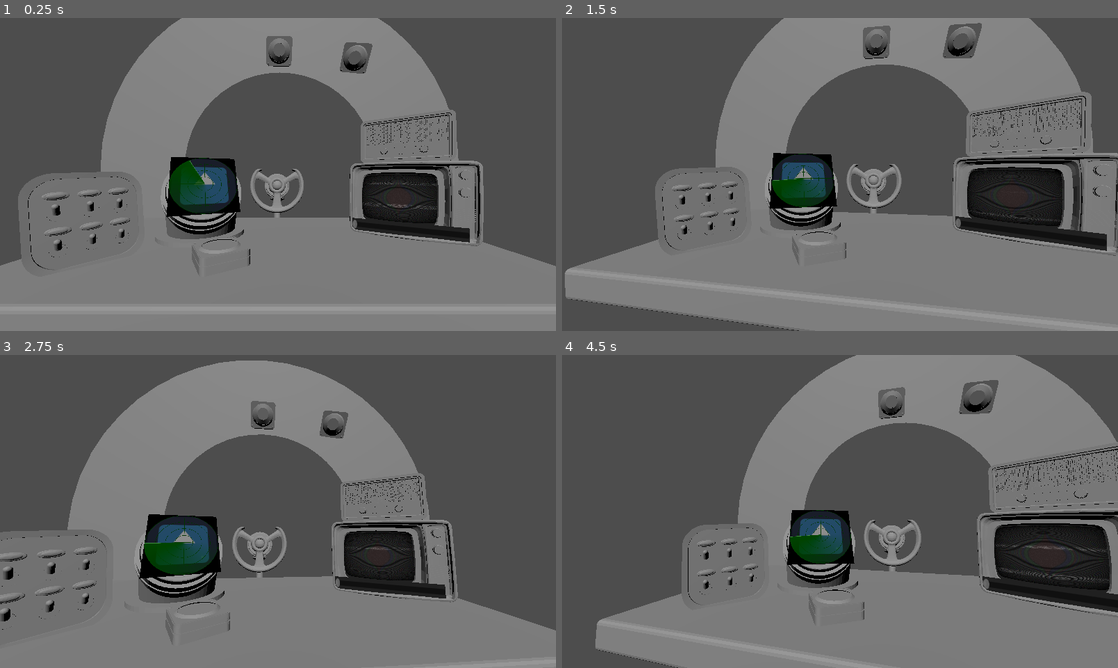
Above: before the commit, frames 1-4 (two rows, left to right).
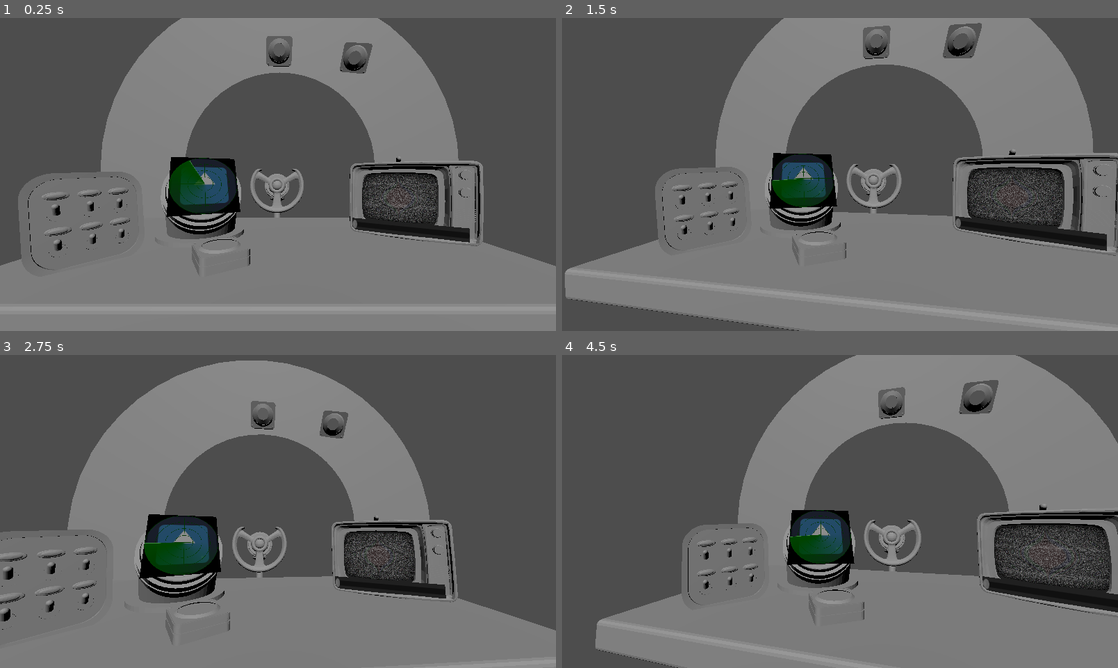
Above: after the commit, the same moments.

Repository: YAGOTAGO/UnderPressure
Game: Godot game, scene res://scenes/main.tscn
Same seed, same stepped clock (60 frames per second), same inputs: the game is played once before the commit and once after it. The engine's default icon, where the game draws it, is replaced by a stand-in: a white triangle on a blue panel in a dark square.
Inputs (mouse positions are in pixels of both pictures, inside the frame that each line leads up to):
- Up to frame 1 (0.25 s): no input
- Up to frame 2 (1.5 s): move the mouse to (962, 158) at 0.52 s; click (962, 158) at 0.6 s; drag from (728, 190) to (812, 237) at 1.27 s
- Up to frame 3 (2.75 s): move the mouse to (333, 442) at 2.02 s; click (333, 442) at 2.1 s
- Up to frame 4 (4.5 s): drag from (812, 574) to (673, 464) at 2.77 s; move the mouse to (1006, 558) at 3.52 s; click (1006, 558) at 3.6 s; drag from (673, 464) to (756, 433) at 4.27 s

The runs differ from the first frame. In frame 1, 1.4% of the frame differs, in the area x 64-83%, y 29-66%; in frame 2, 2.0%; in frame 3, 1.3%; in frame 4, 2.4%, in the area x 76-100%, y 27-76%.

Commit message:
TV WORKS

Diff:
--- a/scenes/2D Components/tv_shader.tscn
+++ b/scenes/2D Components/tv_shader.tscn
@@ -1,6 +1,15 @@
-[gd_scene load_steps=3 format=3 uid="uid://cw2duxafvebni"]
+[gd_scene load_steps=4 format=3 uid="uid://cw2duxafvebni"]
 
 [ext_resource type="Shader" path="res://shaders/retro_tv.gdshader" id="1_cnc8s"]
+
+[sub_resource type="GDScript" id="GDScript_yqbbs"]
+script/source = "extends Node2D
+
+@onready var tv_shader_material: ShaderMaterial = %ColorRect.material as ShaderMaterial
+
+func get_shader_material() -> ShaderMaterial:
+	return tv_shader_material
+"
 
 [sub_resource type="ShaderMaterial" id="ShaderMaterial_w7jj4"]
 shader = ExtResource("1_cnc8s")
@@ -17,7 +26,7 @@
 shader_parameter/distort_intensity = 0.05
 shader_parameter/noise_opacity = 0.4
 shader_parameter/noise_speed = 5.0
-shader_parameter/static_noise_intensity = 0.06
+shader_parameter/static_noise_intensity = 1.0
 shader_parameter/aberration = 0.03
 shader_parameter/brightness = 1.4
 shader_parameter/discolor = true
@@ -27,8 +36,10 @@
 shader_parameter/vignette_opacity = 0.5
 
 [node name="TvShader" type="Node2D"]
+script = SubResource("GDScript_yqbbs")
 
 [node name="ColorRect" type="ColorRect" parent="."]
+unique_name_in_owner = true
 material = SubResource("ShaderMaterial_w7jj4")
 offset_top = -5.0
 offset_right = 1920.0
--- a/scenes/3D Components/TV3D.tscn
+++ b/scenes/3D Components/TV3D.tscn
@@ -1,9 +1,11 @@
-[gd_scene load_steps=10 format=3 uid="uid://mng8q3q44jxx"]
+[gd_scene load_steps=13 format=3 uid="uid://mng8q3q44jxx"]
 
+[ext_resource type="Script" path="res://scripts/2D Scripts/tv.gd" id="1_d5fup"]
 [ext_resource type="ArrayMesh" uid="uid://cjxvlpe16ja6p" path="res://objects/tv.obj" id="1_qpyk8"]
 [ext_resource type="Script" path="res://scripts/3D Scripts/viewport_input.gd" id="2_w3tso"]
 [ext_resource type="Script" path="res://scripts/3D Scripts/viewport_basic.gd" id="2_xrqc6"]
 [ext_resource type="PackedScene" uid="uid://cw2duxafvebni" path="res://scenes/2D Components/tv_shader.tscn" id="3_w5btw"]
+[ext_resource type="ArrayMesh" uid="uid://8ojpotqybhat" path="res://objects/switch_lever.obj" id="5_d15qs"]
 
 [sub_resource type="ORMMaterial3D" id="ORMMaterial3D_65ebg"]
 
@@ -16,7 +18,12 @@
 [sub_resource type="BoxShape3D" id="BoxShape3D_cgp7v"]
 size = Vector3(1, 1, 0.0761108)
 
+[sub_resource type="CapsuleShape3D" id="CapsuleShape3D_cc3lc"]
+radius = 0.247978
+height = 0.811551
+
 [node name="Tv3d" type="Node3D"]
+script = ExtResource("1_d5fup")
 
 [node name="Tv" type="MeshInstance3D" parent="."]
 transform = Transform3D(1, 0, 0, 0, 1, 0, 0, 0, 1, -4, 1, -1)
@@ -27,14 +34,22 @@
 material_override = SubResource("ORMMaterial3D_65ebg")
 mesh = SubResource("QuadMesh_buwwn")
 script = ExtResource("2_xrqc6")
-viewport = NodePath("../SubViewport Screen")
+viewport = NodePath("SubViewport Screen")
+
+[node name="SubViewport Screen" type="SubViewport" parent="ViewPort Screen"]
+physics_object_picking = true
+size = Vector2i(1920, 1080)
+render_target_update_mode = 4
+
+[node name="TvShader" parent="ViewPort Screen/SubViewport Screen" instance=ExtResource("3_w5btw")]
+unique_name_in_owner = true
 
 [node name="ViewPort Slider" type="MeshInstance3D" parent="." node_paths=PackedStringArray("viewport", "node_area")]
 transform = Transform3D(2.8, 0, 0, 0, 0.375181, 0, 0, 0, 1, 0.594013, 1.06405, 2.78617)
 material_override = SubResource("ORMMaterial3D_gxd3j")
 mesh = SubResource("QuadMesh_xcafy")
 script = ExtResource("2_w3tso")
-viewport = NodePath("../SubViewport Slider")
+viewport = NodePath("SubViewport Slider")
 node_area = NodePath("Area3D")
 
 [node name="Area3D" type="Area3D" parent="ViewPort Slider"]
@@ -43,19 +58,28 @@
 transform = Transform3D(1, 0, 0, 0, 1, 0, 0, 0, 1, 0, 0, -0.00879312)
 shape = SubResource("BoxShape3D_cgp7v")
 
-[node name="SubViewport Screen" type="SubViewport" parent="."]
-physics_object_picking = true
-size = Vector2i(1920, 1080)
-render_target_update_mode = 4
-
-[node name="TvShader" parent="SubViewport Screen" instance=ExtResource("3_w5btw")]
-
-[node name="SubViewport Slider" type="SubViewport" parent="."]
+[node name="SubViewport Slider" type="SubViewport" parent="ViewPort Slider"]
 physics_object_picking = true
 size = Vector2i(300, 20)
 
-[node name="HSlider" type="HSlider" parent="SubViewport Slider"]
+[node name="HSlider" type="HSlider" parent="ViewPort Slider/SubViewport Slider"]
+unique_name_in_owner = true
 custom_minimum_size = Vector2(300, 50)
 offset_top = -15.0
 offset_right = 300.0
 offset_bottom = 35.0
+
+[node name="SwitchContainer" type="Node3D" parent="."]
+unique_name_in_owner = true
+transform = Transform3D(1, 0, 0, 0, 1, 0, 0, 0, 1, 0.454136, 2.97028, 2.53636)
+
+[node name="SwitchLever" type="MeshInstance3D" parent="SwitchContainer"]
+transform = Transform3D(1, 0, 0, 0, 1, 0, 0, 0, 1, 3.44893, -1.06804, -1.22959)
+mesh = ExtResource("5_d15qs")
+skeleton = NodePath("../..")
+
+[node name="Area3D" type="Area3D" parent="SwitchContainer"]
+
+[node name="CollisionShape3D" type="CollisionShape3D" parent="SwitchContainer/Area3D"]
+transform = Transform3D(1, 0, 0, 0, 0.989576, -0.144011, 0, 0.144011, 0.989576, 0, 0.0375847, -0.0721699)
+shape = SubResource("CapsuleShape3D_cc3lc")
--- a/scenes/main.tscn
+++ b/scenes/main.tscn
@@ -1,8 +1,7 @@
-[gd_scene load_steps=10 format=3 uid="uid://dlypsuxn3noka"]
+[gd_scene load_steps=9 format=3 uid="uid://dlypsuxn3noka"]
 
 [ext_resource type="Script" path="res://scripts/3D Scripts/camera_3d.gd" id="1_473u7"]
 [ext_resource type="PackedScene" uid="uid://mng8q3q44jxx" path="res://scenes/3D Components/TV3D.tscn" id="2_pv8vt"]
-[ext_resource type="ArrayMesh" uid="uid://bo838mjm4o54m" path="res://objects/radio.obj" id="3_3caqr"]
 [ext_resource type="ArrayMesh" uid="uid://b8mwutpc18fyp" path="res://objects/wall_ring.obj" id="4_ewsh0"]
 [ext_resource type="ArrayMesh" uid="uid://dtl53qhniaxs7" path="res://objects/newtable.obj" id="5_bm264"]
 [ext_resource type="PackedScene" uid="uid://c22n6icpny0xs" path="res://scenes/3D Components/SwitchBoard3D.tscn" id="6_dibri"]
@@ -21,10 +20,6 @@
 
 [node name="Tv3d" parent="." instance=ExtResource("2_pv8vt")]
 transform = Transform3D(0.892074, 0, -0.45189, 0, 1, 0, 0.45189, 0, 0.892074, 4.25091, -0.0539719, -3.46993)
-
-[node name="Radio" type="MeshInstance3D" parent="."]
-transform = Transform3D(0.892074, 0, -0.45189, 0, 1, 0, 0.45189, 0, 0.892074, 0.920902, 0.94194, -5.88676)
-mesh = ExtResource("3_3caqr")
 
 [node name="WallRing" type="MeshInstance3D" parent="."]
 transform = Transform3D(1, 0, 0, 0, 1, 0, 0, 0, 1, 0.0240955, 2.90524, -5.26834)
--- a/scripts/2D Scripts/tv.gd
+++ b/scripts/2D Scripts/tv.gd
@@ -1,12 +1,12 @@
-extends Node2D
+extends Node3D
 
 # Rotation range of antenna (in degrees)
 const MIN_ROTATION: int = -45
 const MAX_ROTATION: int = 45
 
-@onready var antenna: Sprite2D = %Antenna
+#@onready var antenna: Sprite2D = %Antenna
 @onready var slider: HSlider = %HSlider
-@onready var tv_shader_material: ShaderMaterial = %"TV Shader".material as ShaderMaterial
+@onready var tv_shader_material: ShaderMaterial = %TvShader.get_shader_material()
 
 var target_value: int = 50 # will be number between 0 and 100
 
@@ -17,17 +17,20 @@
 
 func _ready() -> void:
 	update_rotation(slider.value)
+	slider.value_changed.connect(_on_h_slider_value_changed)
 
 #function that rotates antenna
 func update_rotation(value: float)-> void:
 	var rotation: int  = MIN_ROTATION + (value / 100.0) * (MAX_ROTATION - MIN_ROTATION)
-	antenna.rotation_degrees = rotation
+	#antenna.rotation_degrees = rotation
 
 func update_tv_noise() -> void:
 	var distance: float = abs(slider.value - target_value)
 	var proximity: float = distance / slider.max_value
 
 	tv_shader_material.set_shader_parameter("static_noise_intensity", lerp(0.006, 1.0, proximity))
+	print(tv_shader_material.get_shader_parameter("static_noise_intensity"))
+
 
 func _on_h_slider_value_changed(value: float) -> void:
 	update_rotation(value)
